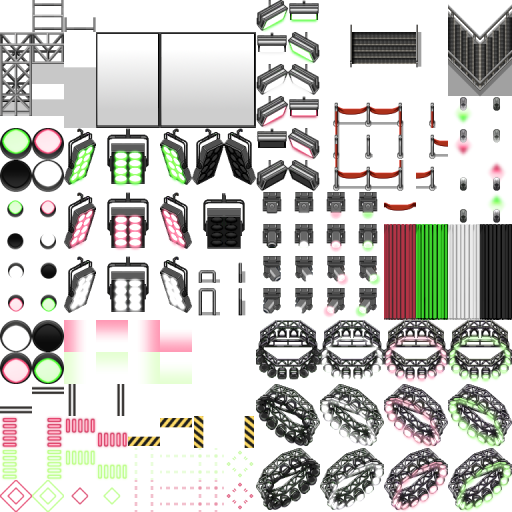
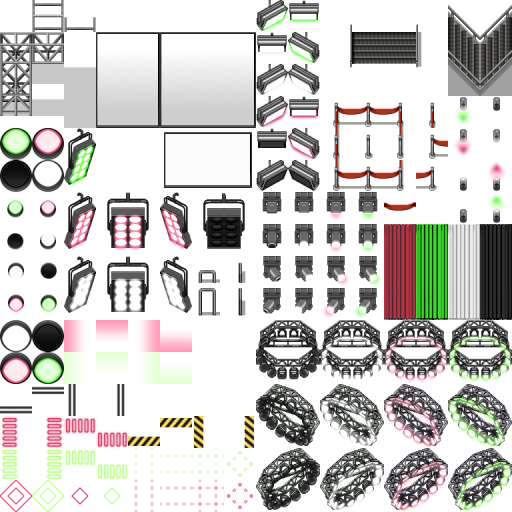
Before/after of a w=512, h=512 layered artwork. What changed in the layer stack:
painted on "KR_Concert_Props_redgreen.png" over [left=107, top=128, right=256, bottom=188]
